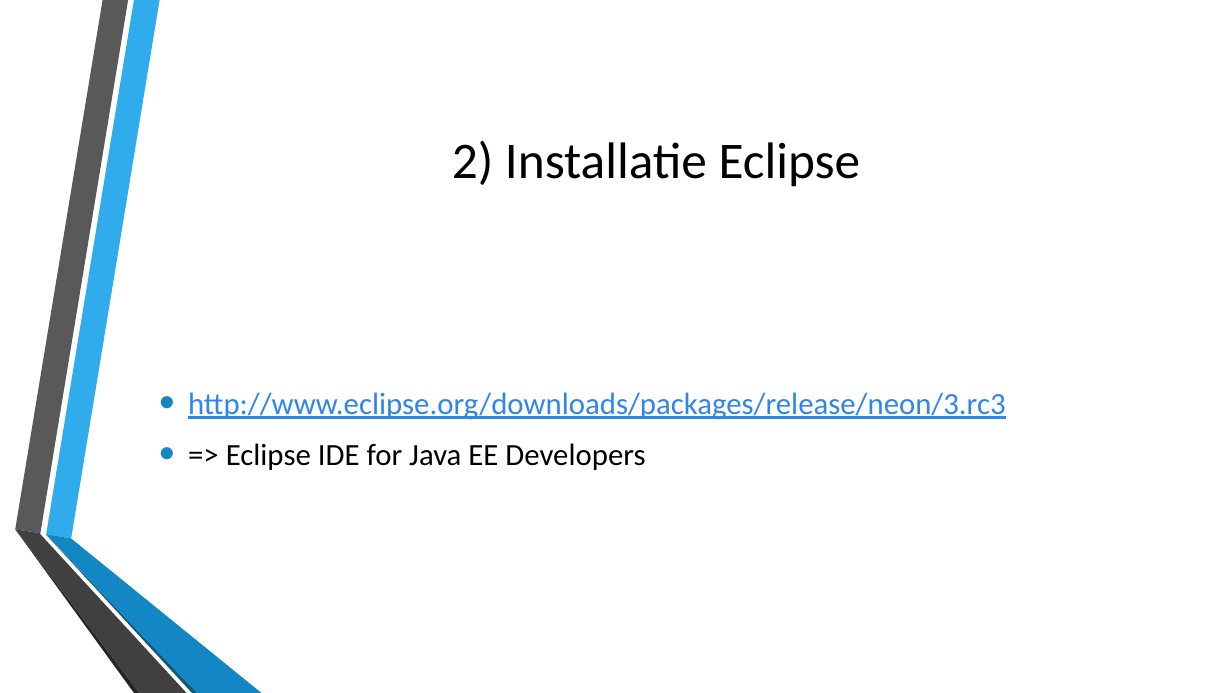
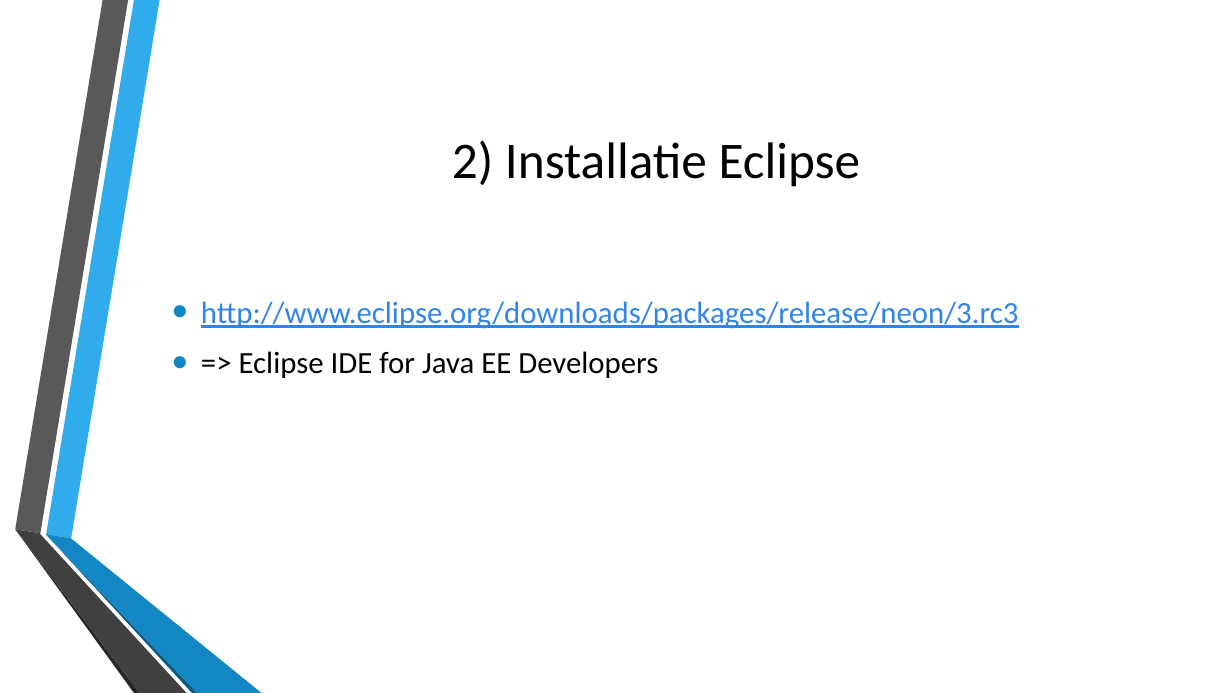
Before and after one commit to stinooww/webresearch, a slide deck: slide 11 of nieuwe technologie/slidedeck/sapui5.pptx. Drawn at 1232x693 pixels with LibreOffice and Linux fonts; fonts in the diff are those of the drawing; background and template pictures are left out. Boxes give left, top, right and bottom in pixels: in the first picture for what was removed or moved away, otherwise in the second. Text is boxed around its words. In the diff, an @@ line names an element or a change of style, - is before the commit and + after.

```diff
--- a/nieuwe technologie/slidedeck/sapui5.pptx
+++ b/nieuwe technologie/slidedeck/sapui5.pptx
@@ text "http://www.eclipse.org/downloads/packages/release/neon/3.rc3": place and size @@
-text "http://www.eclipse.org/downloads/packages/release/neon/3.rc3" at [188,392,1006,470]
+text "http://www.eclipse.org/downloads/packages/release/neon/3.rc3" at [201,301,1019,378]
```
Also in this commit, not shown: 6 other slides changed, 6 slides added, 1 slide removed.
